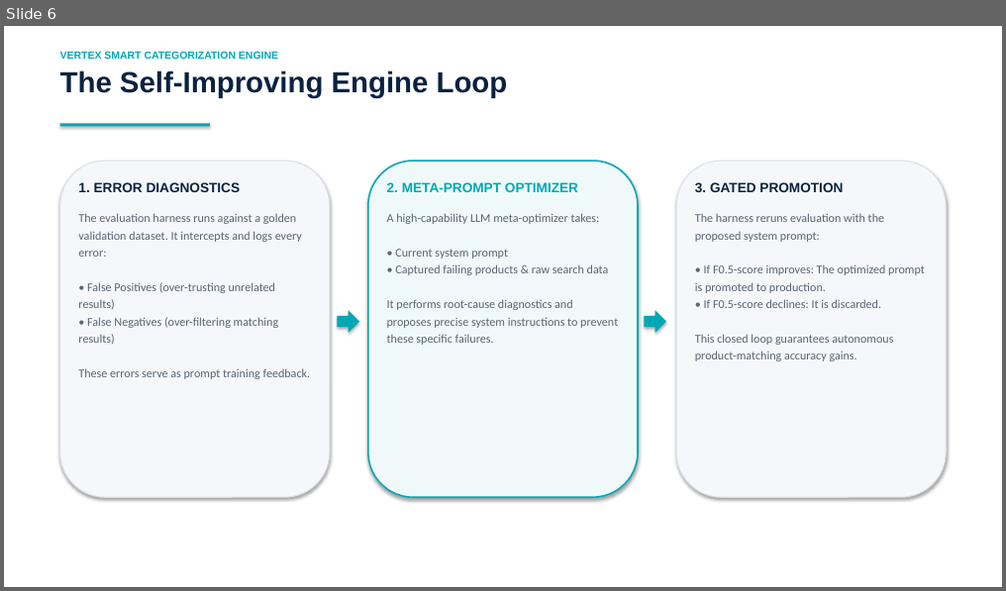
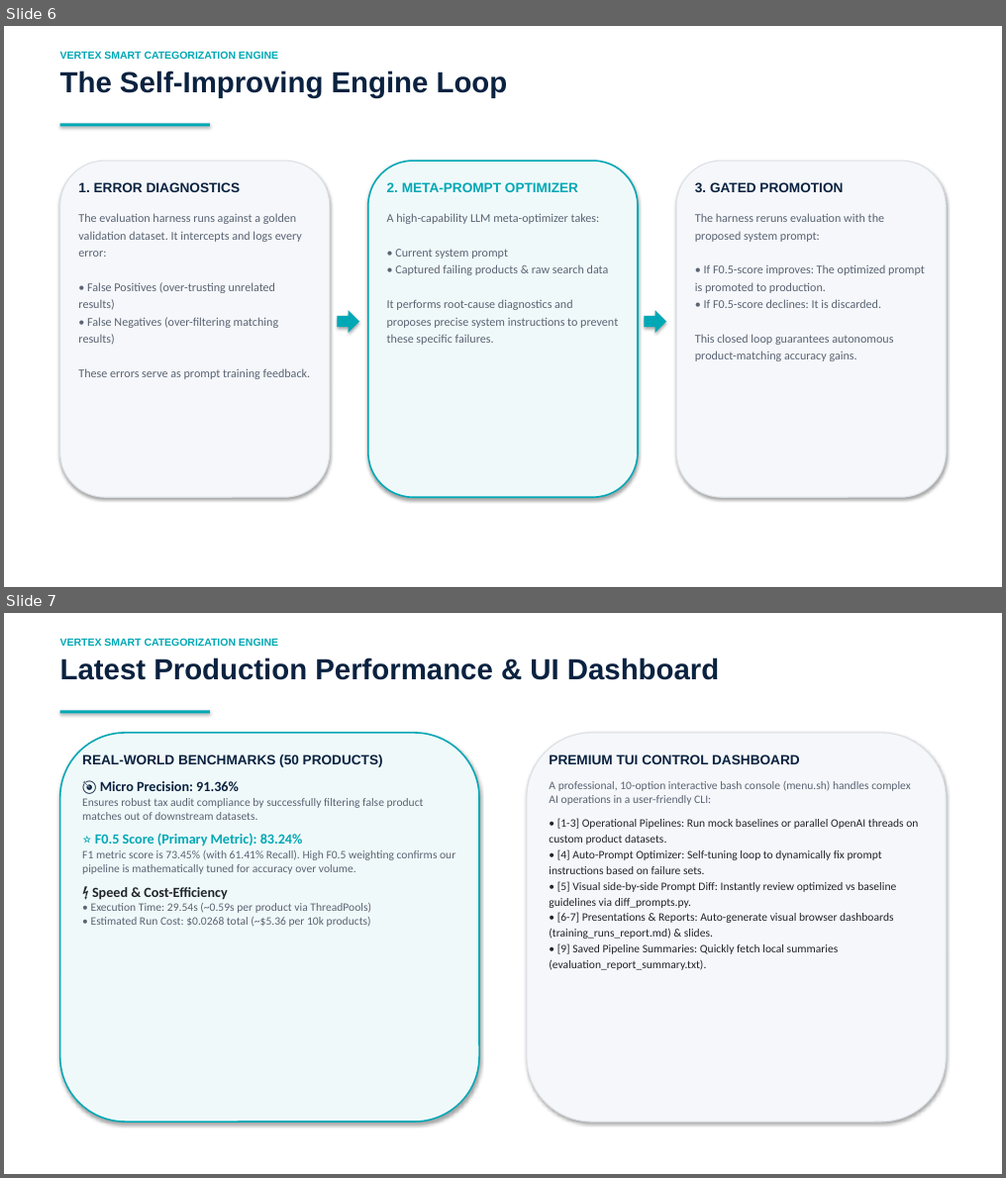
Before and after one commit to rahiakil/tkhome, a slide deck: presentation_slides.pptx. Shown one above the other, each under a label of ours: slide 6 before the commit, slides 6 and 7 after it. The pictures are 1006x591 and 1006x1178 pixels, drawn with LibreOffice and Linux fonts; fonts in the diff are those of the drawing. Boxes give left, top, right and bottom in pixels: in the first picture for what was removed or moved away, otherwise in the second. Text is boxed around its words. In the diff, an @@ line names an element or a change of style, - is before the commit and + after.

```diff
--- a/presentation_slides.pptx
+++ b/presentation_slides.pptx
@@ slide 7 added at (4,613,1002,1174), background #FFFFFF @@
@@ text added at (60,638,278,646), 10 pt, text #00A8B5, bold @@
+VERTEX SMART CATEGORIZATION ENGINE
@@ text added at (60,658,719,680), 28 pt, text #0A2240, bold @@
+Latest Production Performance & UI Dashboard
@@ rectangle added at (60,710,210,713), fill #00A8B5 @@
@@ rounded rectangle added at (60,733,479,1122), fill #F0F9FA, outline #00A8B5 1.5 pt @@
@@ text added at (82,755,455,927), 11 pt, text #5A6473 @@
+REAL-WORLD BENCHMARKS (50 PRODUCTS)
+🎯 Micro Precision: 91.36%
+Ensures robust tax audit compliance by successfully filtering false product matches out of downstream datasets.
+⭐ F0.5 Score (Primary Metric): 83.24%
+F1 metric score is 73.45% (with 61.41% Recall). High F0.5 weighting confirms our pipeline is mathematically tuned for accuracy over volume.
+⚡ Speed & Cost-Efficiency
+• Execution Time: 29.54s (~0.59s per product via ThreadPools)
+• Estimated Run Cost: $0.0268 total (~$5.36 per 10k products)
@@ rounded rectangle added at (527,733,945,1122), fill #F5F7FA, outline #DCE1E6 1 pt @@
@@ text added at (548,755,918,970), 11 pt, text #212529 @@
+PREMIUM TUI CONTROL DASHBOARD
+A professional, 10-option interactive bash console (menu.sh) handles complex AI operations in a user-friendly CLI:
+• [1-3] Operational Pipelines: Run mock baselines or parallel OpenAI threads on custom product datasets.
+• [4] Auto-Prompt Optimizer: Self-tuning loop to dynamically fix prompt instructions based on failure sets.
+• [5] Visual side-by-side Prompt Diff: Instantly review optimized vs baseline guidelines via diff_prompts.py.
+• [6-7] Presentations & Reports: Auto-generate visual browser dashboards (training_runs_report.md) & slides.
+• [9] Saved Pipeline Summaries: Quickly fetch local summaries (evaluation_report_summary.txt).
```
Also in this commit, not shown: 1 slide changed, 4 other files.
